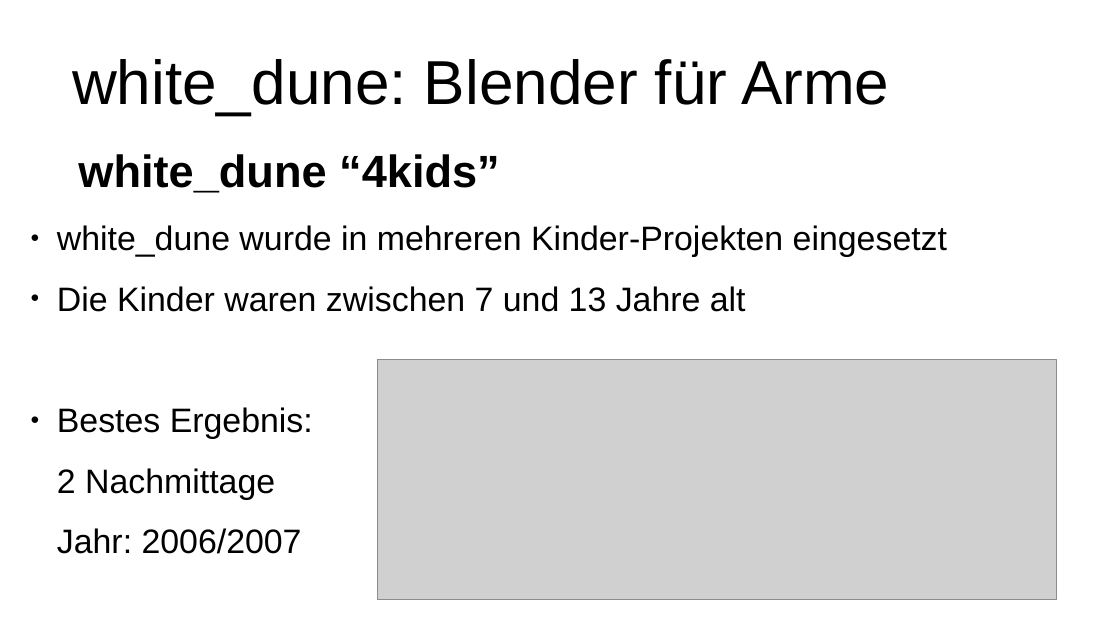
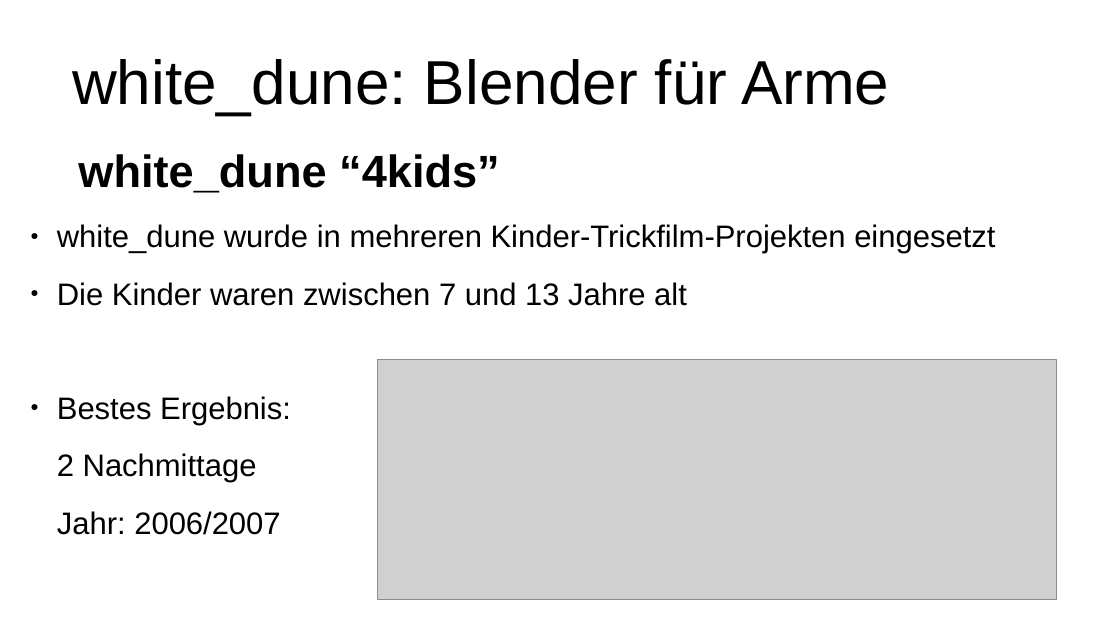
Before and after one commit to mufti11/white_dune, a slide deck: slide 8 of docs/usage_docs/white_dune_rasberry_pi.odp. Drawn at 1120x630 pixels with LibreOffice and Linux fonts; fonts in the diff are those of the drawing; grey boxes stand for pictures. Boxes give left, top, right and bottom in pixels: in the first picture for what was removed or moved away, otherwise in the second. Text is boxed around its words. In the diff, an @@ line names an element or a change of style, - is before the commit and + after.

Commit message:
white_dune 1.782

```diff
--- a/docs/usage_docs/white_dune_rasberry_pi.odp
+++ b/docs/usage_docs/white_dune_rasberry_pi.odp
@@ text at [57,224,995,254]: text changed; size 24 to 22 pt @@
-● white_dune wurde in mehreren Kinder-Projekten eingesetzt
+● white_dune wurde in mehreren Kinder-Trickfilm-Projekten eingesetzt
@@ text at [57,282,687,535]: size 24 to 22 pt in "Die Kinder waren zwischen 7 und 13 ...", "Bestes Ergebnis:", "2 Nachmittage", "Jahr: 2006/2007" @@
```
Also in this commit, not shown: 4 other slides changed, 4 other files.
